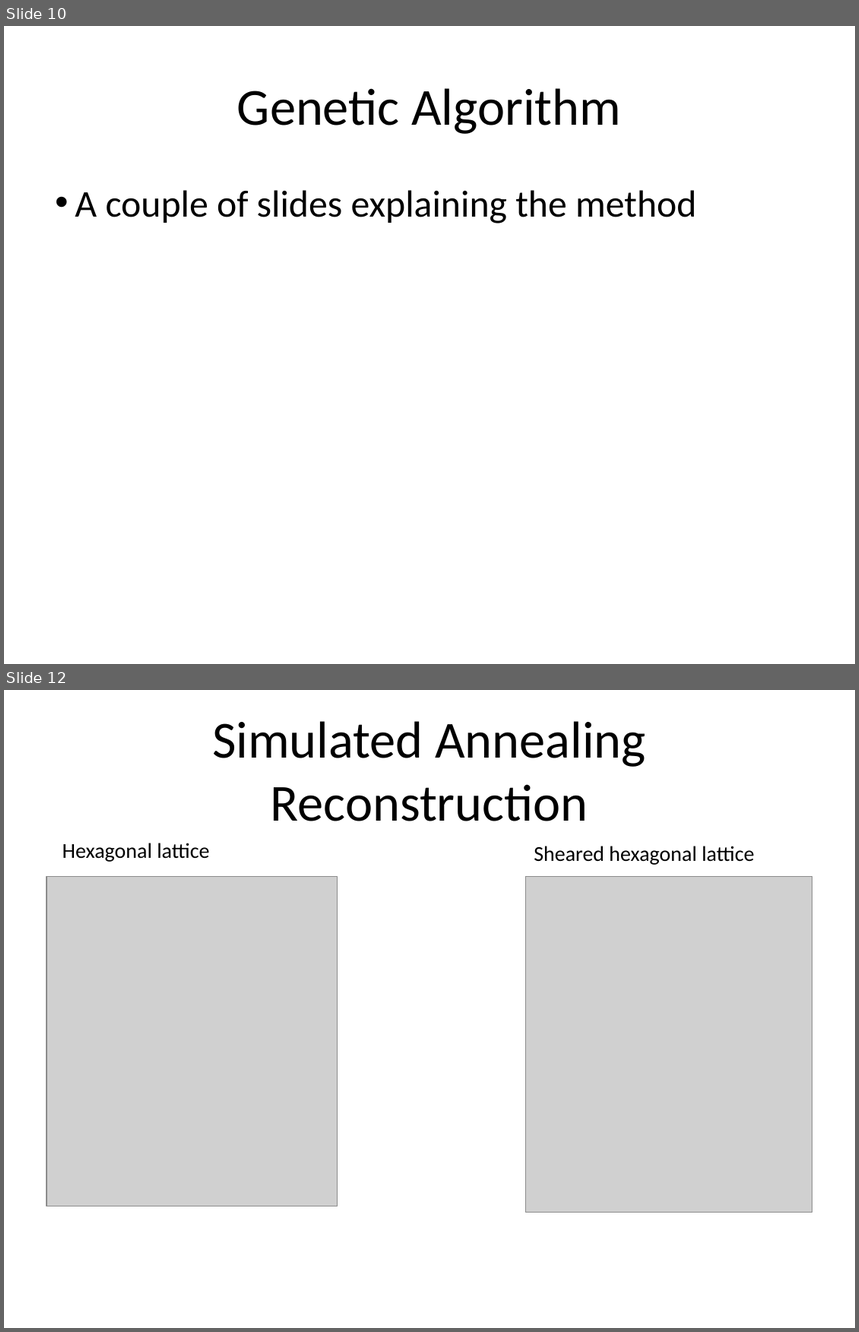
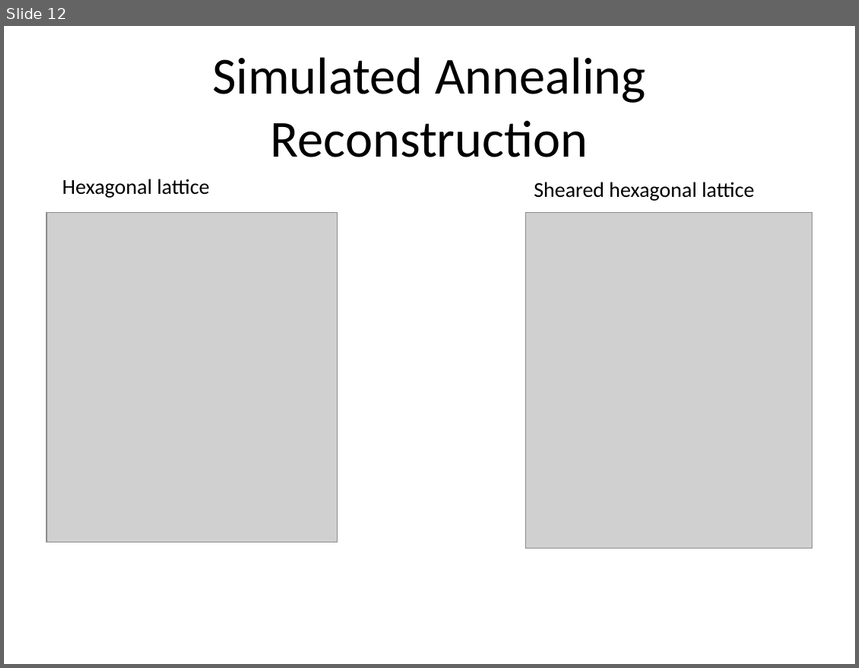
Before and after one commit to zestrada/atomicscalesimulationgroup2, a slide deck: Presentation/FinalPresentation.pptx. Shown one above the other, each under a label of ours: slides 10 and 12 before the commit, slide 12 after it; the slides between them are not shown. The pictures are 859x1332 and 859x668 pixels, drawn with LibreOffice and Linux fonts; fonts in the diff are those of the drawing; grey boxes stand for pictures. Boxes give left, top, right and bottom in pixels: in the first picture for what was removed or moved away, otherwise in the second. Text is boxed around its words. In the diff, an @@ line names an element or a change of style, - is before the commit and + after.

```diff
--- a/Presentation/FinalPresentation.pptx
+++ b/Presentation/FinalPresentation.pptx
@@ slide 10 removed at box(4, 26, 855, 664), background #FFFFFF @@
@@ text removed at box(237, 88, 621, 134) @@
-Genetic Algorithm
@@ text removed at box(75, 190, 697, 224) @@
-• A couple of slides explaining the method
```
Also in this commit, not shown: 7 slides changed, 4 slides added, 4 other slides removed.
